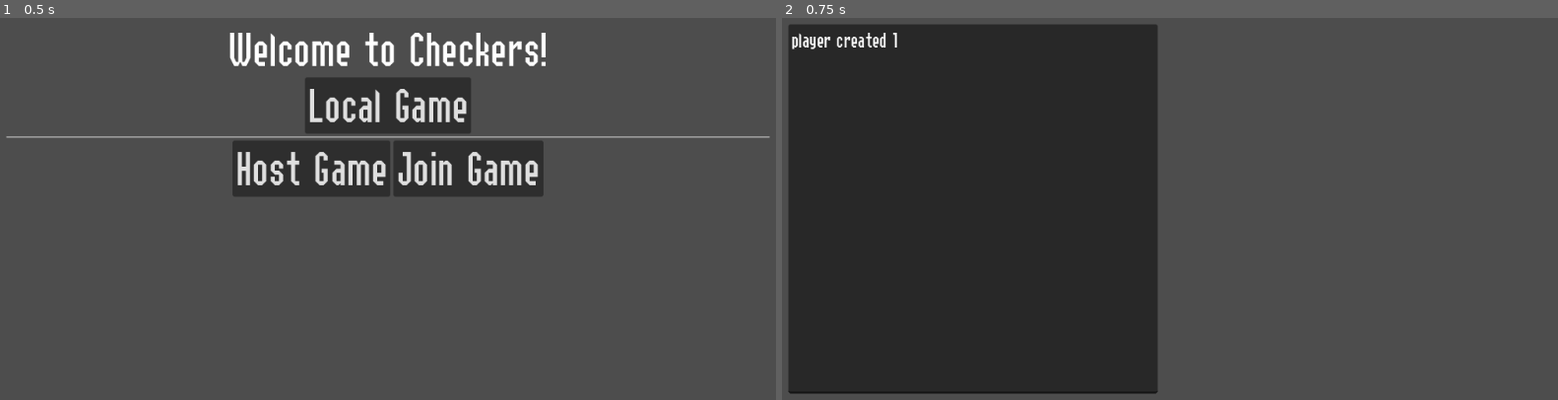
Above: before the commit, frames 1-2 (left to right).
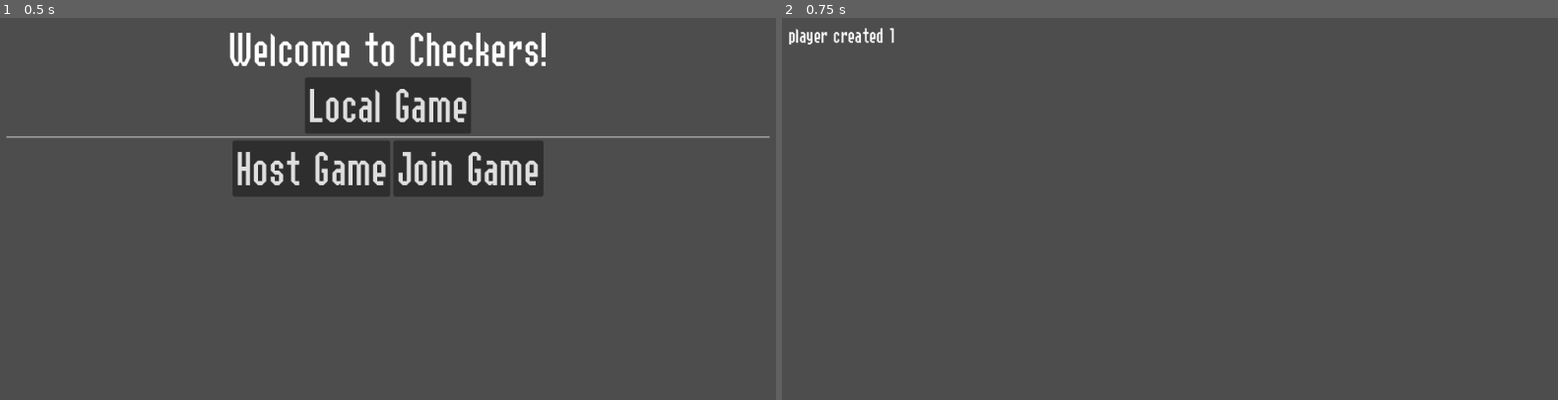
Above: after the commit, the same moments.

Repository: k4gi/boardplayer
Game: Godot game, scene res://CheckersMain.tscn
Same seed, same stepped clock (60 frames per second), same inputs: the game is played once before the commit and once after it.
Inputs:
- Up to frame 1 (0.5 s): no input
- Up to frame 2 (0.75 s): click "Host Game" at 0.5 s

Frame 1 is identical in both runs. In frame 2, 46% of the frame differs, in the area x 0-49%, y 1-99%.

Commit message:
static text the easy way

Diff:
--- /dev/null
+++ b/Chat.gd
@@ -0,0 +1,7 @@
+extends ScrollContainer
+
+
+func add_message(message: String):
+	var new_label = Label.new()
+	new_label.set_text(message)
+	$VBoxContainer.add_child(new_label)
--- a/CheckersMain.gd
+++ b/CheckersMain.gd
@@ -73,7 +73,7 @@
 	var new_player = PLAYER.instantiate()
 	new_player.set("peer_id", id)
 	$Players.add_child(new_player, true)
-	get_node("%Chat/TextEdit").set_line( 0, "player created %d" % id)
+	get_node("%Chat").add_message("player created %d" % id)
 
 
 func remove_player(id):
@@ -81,7 +81,7 @@
 		if each_player.get("peer_id") == id:
 			$Players.remove_child(each_player)
 			each_player.queue_free()
-	get_node("%Chat/TextEdit").set_line( get_node("%Chat/TextEdit").get_line_count(), "player removed %d" % id)
+	get_node("%Chat").add_message("player removed %d" % id)
 
 
 func _on_join_game_pressed():
--- a/CheckersMain.tscn
+++ b/CheckersMain.tscn
@@ -1,14 +1,15 @@
-[gd_scene load_steps=4 format=3 uid="uid://dkhy1km40x481"]
+[gd_scene load_steps=5 format=3 uid="uid://dkhy1km40x481"]
 
 [ext_resource type="Script" path="res://CheckersMain.gd" id="1_farx3"]
 [ext_resource type="Theme" uid="uid://d2vr315te7cd8" path="res://DefaultTheme.tres" id="3_183qv"]
 [ext_resource type="Theme" uid="uid://tvwj3tis3sd3" path="res://BigTextTheme.tres" id="3_cfsq8"]
+[ext_resource type="Script" path="res://Chat.gd" id="4_4to8l"]
 
 [node name="CheckersMain" type="Node2D"]
 script = ExtResource("1_farx3")
 
 [node name="MarginContainer" type="MarginContainer" parent="."]
-custom_minimum_size = Vector2i(1024, 512)
+custom_minimum_size = Vector2(1024, 512)
 offset_right = 412.0
 offset_bottom = 227.0
 theme = ExtResource("3_183qv")
@@ -47,7 +48,7 @@
 text = "Local Game"
 
 [node name="ColorRect" type="ColorRect" parent="MarginContainer/VBoxUI/MainMenu"]
-custom_minimum_size = Vector2i(0, 1)
+custom_minimum_size = Vector2(0, 1)
 layout_mode = 2
 offset_top = 149.0
 offset_right = 992.0
@@ -104,7 +105,7 @@
 [node name="WinResult" type="VBoxContainer" parent="MarginContainer/VBoxUI"]
 unique_name_in_owner = true
 visible = false
-custom_minimum_size = Vector2i(128, 0)
+custom_minimum_size = Vector2(128, 0)
 layout_mode = 2
 offset_top = 231.0
 offset_right = 233.0
@@ -186,7 +187,7 @@
 size_flags_horizontal = 4
 text = "Play again"
 
-[node name="Chat" type="VBoxContainer" parent="MarginContainer/VBoxUI"]
+[node name="Chat" type="ScrollContainer" parent="MarginContainer/VBoxUI"]
 unique_name_in_owner = true
 visible = false
 layout_mode = 2
@@ -194,22 +195,10 @@
 offset_right = 992.0
 offset_bottom = 480.0
 size_flags_vertical = 3
-
-[node name="TextEdit" type="TextEdit" parent="MarginContainer/VBoxUI/Chat"]
-custom_minimum_size = Vector2i(480, 0)
-layout_mode = 2
-offset_right = 480.0
-offset_bottom = 249.0
-size_flags_horizontal = 0
-size_flags_vertical = 3
-text = "	Tab"
-placeholder_text = "Text is supposed to go here"
-editable = false
-drag_and_drop_selection_enabled = false
-virtual_keyboard_enabled = false
-middle_mouse_paste_enabled = false
-wrap_mode = 1
-draw_tabs = true
+script = ExtResource("4_4to8l")
+
+[node name="VBoxContainer" type="VBoxContainer" parent="MarginContainer/VBoxUI/Chat"]
+layout_mode = 2
 
 [node name="Players" type="Node" parent="."]
 
Not shown: 1 places in CheckersGame.tscn that only renumber resources
